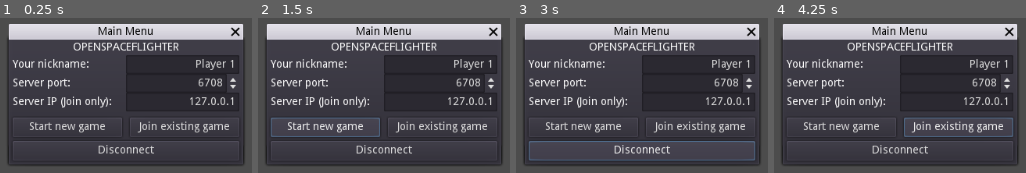
Above: before the commit, frames 1-4 (left to right).
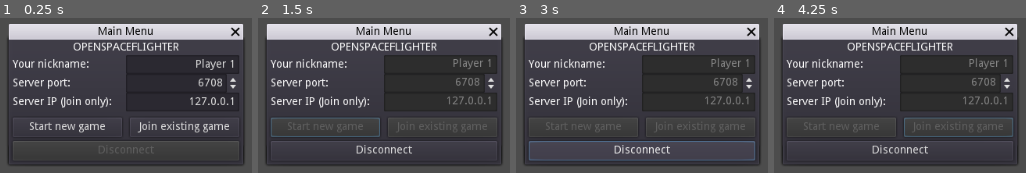
Above: after the commit, the same moments.

Repository: CaveJohnson376/open-spaceflighters
Game: Godot game, scene res://scenes/mainmenu.tscn
Same seed, same stepped clock (60 frames per second), same inputs: the game is played once before the commit and once after it. The engine's default icon, where the game draws it, is replaced by a stand-in: a white triangle on a blue panel in a dark square.
Inputs (mouse positions are in pixels of both pictures, inside the frame that each line leads up to):
- Up to frame 1 (0.25 s): no input
- Up to frame 2 (1.5 s): click "Start new game" at 0.5 s; click (326, 128) at 1.25 s, where only the run before the commit has a clickable "Start new game"
- Up to frame 3 (3 s): click (584, 128) at 2 s, where only the run before the commit has a clickable "Start new game"; click "Disconnect" at 2.75 s
- Up to frame 4 (4.25 s): click (957, 128) at 3.5 s, where only the run before the commit has a clickable "Join existing game"

The runs differ from the first frame. In frame 1, 0.6% of the frame differs, in the area x 38-62%, y 81-88%; in frame 2, 3.1%; in frame 3, 2.9%; in frame 4, 3.2%, in the area x 11-93%, y 25-75%.
Error after the commit: Attempt to call function 'close_connection' in base 'null instance' on a null instance.

Commit message:
tried to add disconnect button functionality but added more bugs

Diff:
--- a/scenes/mainmenu.tscn
+++ b/scenes/mainmenu.tscn
@@ -6,6 +6,8 @@
 var players = {}
 var nickname
 var state = \"IDLE\"
+var isplaying = false
+var ishost = false
 
 func setstate(newstate):
 	state = newstate
@@ -18,6 +20,8 @@
 	#get_tree().connect(\"connection_failed\", self, \"on_connect_fail\")
 	get_tree().connect(\"server_disconnected\", self, \"on_server_disconnect\")
 	setstate(\"IDLE\")
+	$CanvasLayer/menus/mainmenu.popup_centered()
+	$CanvasLayer/menus/mainmenu.isplaying = false
 	pass
 
 remote func register_player(id, nickname):
@@ -42,6 +46,8 @@
 
 func start_game():
 	setstate(\"PLAYING_AS_\"+(\"HOST\" if state == \"HOSTING\" else \"PLAYER\"))
+	isplaying = true
+	$CanvasLayer/menus/mainmenu.setstate(true)
 	if get_tree().is_network_server():
 		create_player(1, nickname)
 		pass
@@ -85,6 +91,8 @@
 	peer.create_client(ip, port)
 	get_tree().set_network_peer(peer)
 	register_player(get_tree().get_network_unique_id(), nickname)
+	ishost = false
+	$CanvasLayer/menus/mainmenu.setstate(true)
 	pass
 
 
@@ -97,19 +105,37 @@
 	get_tree().set_network_peer(peer)
 	register_player(get_tree().get_network_unique_id(), nickname)
 	start_game()
-	pass
+	ishost = true
+	$CanvasLayer/menus/mainmenu.setstate(true)
+	pass
+
+
+func _on_disconnect():
+	get_tree().network_peer.close_connection()
+	isplaying = false
+	ishost = false
+	$CanvasLayer/menus/mainmenu.setstate(false)
+	for child in $players.get_children():
+		child.queue_free()
+	pass # Replace with function body.
 "
 
 [sub_resource type="GDScript" id=2]
 script/source = "extends WindowDialog
-
-func _ready():
-	popup_centered()
-	pass # Replace with function body.
-
-func _on_menu_popup_hide():
-	popup()
-	pass # Replace with function body.
+var isplaying = false
+
+
+func _process(delta):
+
+	$stuff/IP.editable = !isplaying
+	$stuff/disconnect.disabled = !isplaying
+	$stuff/joingame.disabled = isplaying
+	$stuff/newgame.disabled = isplaying
+	$stuff/nickname.editable = !isplaying
+	$stuff/port.editable = !isplaying
+
+func setstate(newstate):
+	isplaying = newstate
 "
 
 [sub_resource type="GDScript" id=3]
@@ -159,10 +185,10 @@
 visible = true
 anchor_right = 1.0
 anchor_bottom = 1.0
-margin_left = 631.857
-margin_top = 198.67
-margin_right = -92.143
-margin_bottom = -241.33
+margin_left = 620.667
+margin_top = 158.352
+margin_right = -103.333
+margin_bottom = -281.648
 grow_horizontal = 2
 grow_vertical = 2
 rect_min_size = Vector2( 300, 130 )
@@ -171,6 +197,7 @@
 resizable = true
 script = SubResource( 2 )
 __meta__ = {
+"_edit_group_": true,
 "_edit_use_anchors_": false
 }
 
@@ -371,3 +398,4 @@
 [connection signal="popup_hide" from="CanvasLayer/menus/mainmenu" to="CanvasLayer/menus/mainmenu" method="_on_menu_popup_hide"]
 [connection signal="pressed" from="CanvasLayer/menus/mainmenu/stuff/newgame" to="." method="_on_host"]
 [connection signal="pressed" from="CanvasLayer/menus/mainmenu/stuff/joingame" to="." method="_on_join"]
+[connection signal="pressed" from="CanvasLayer/menus/mainmenu/stuff/disconnect" to="." method="_on_disconnect"]
